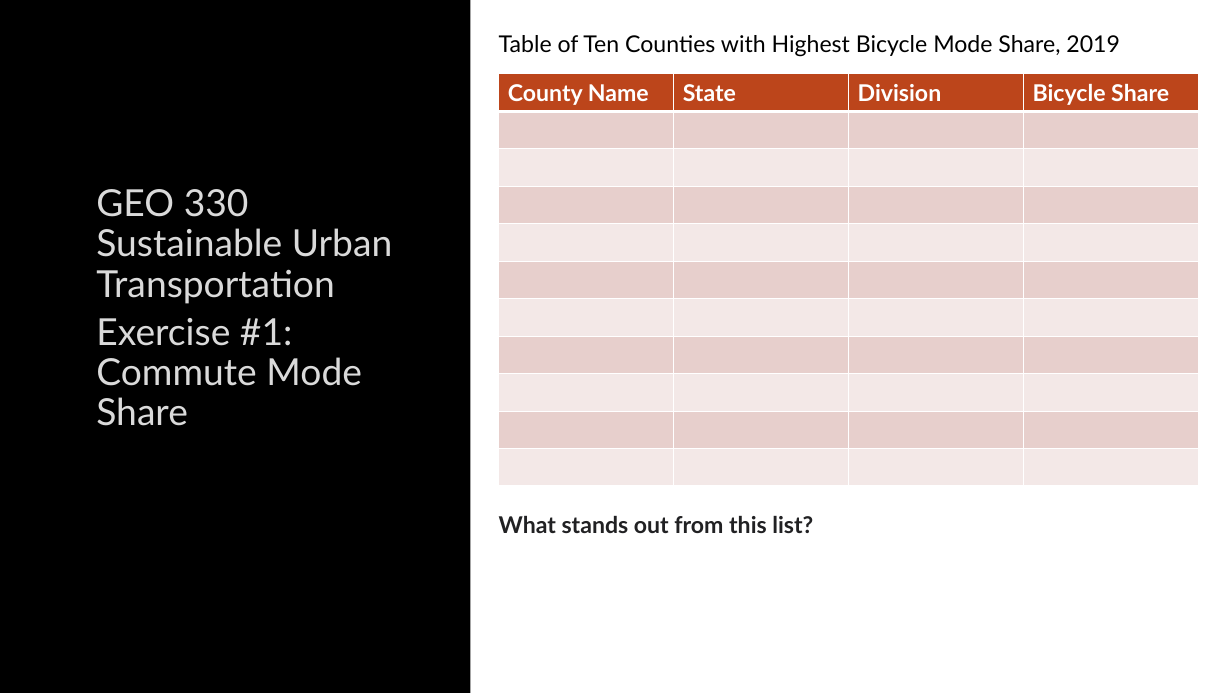
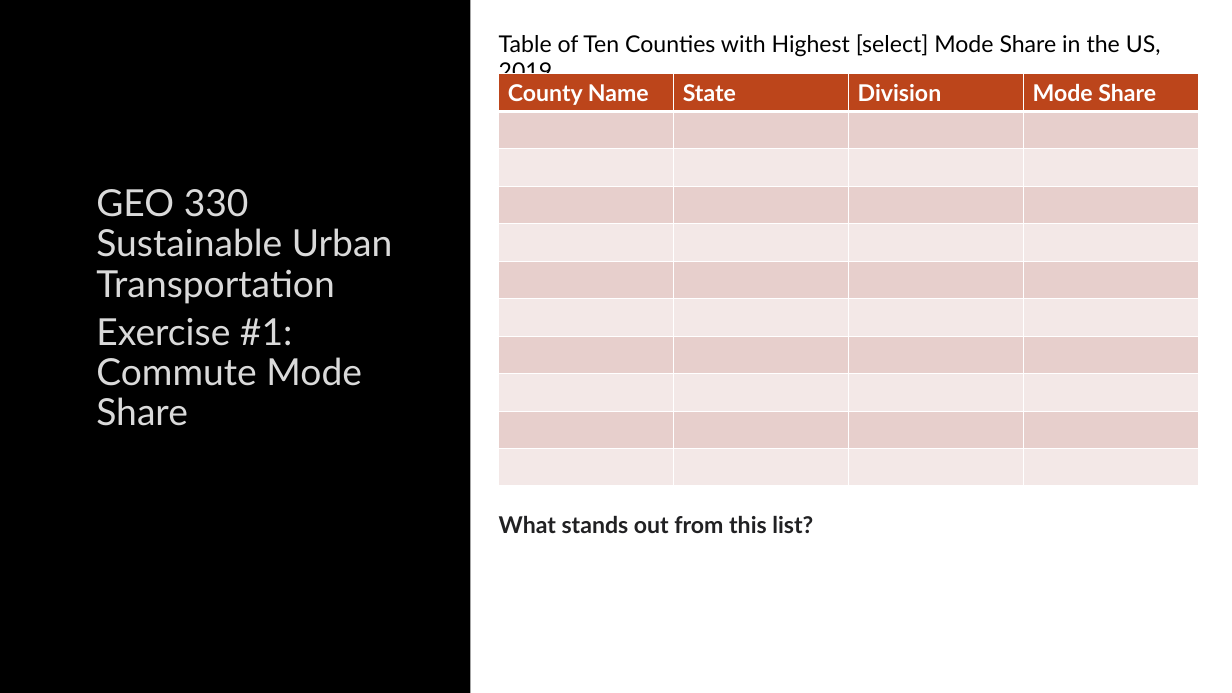
Before and after one commit to justenvirons/pedagogy, a slide deck: slide 3 of GEO330_2024_WinterQuarter/exercises/Exercise_01/slides/Exercise01_Template.pptx (slide 5 before the commit). Drawn at 1232x693 pixels with LibreOffice and Linux fonts; fonts in the diff are those of the drawing; background and template pictures are left out. Boxes give left, top, right and bottom in pixels: in the first picture for what was removed or moved away, otherwise in the second. Text is boxed around its words. In the diff, an @@ line names an element or a change of style, - is before the commit and + after.

```diff
--- a/GEO330_2024_WinterQuarter/exercises/Exercise_01/slides/Exercise01_Template.pptx
+++ b/GEO330_2024_WinterQuarter/exercises/Exercise_01/slides/Exercise01_Template.pptx
@@ text at box(499, 34, 1161, 57): text changed @@
-Table of Ten Counties with Highest Bicycle Mode Share, 2019
+Table of Ten Counties with Highest [select] Mode Share in the US, 2019
@@ table at box(499, 74, 1198, 486) @@
-row 1, column 4: Bicycle Share
+row 1, column 4: Mode Share
```
Also in this commit, not shown: 5 other slides changed, 2 slides added, 2 slides removed, 3 other files.
